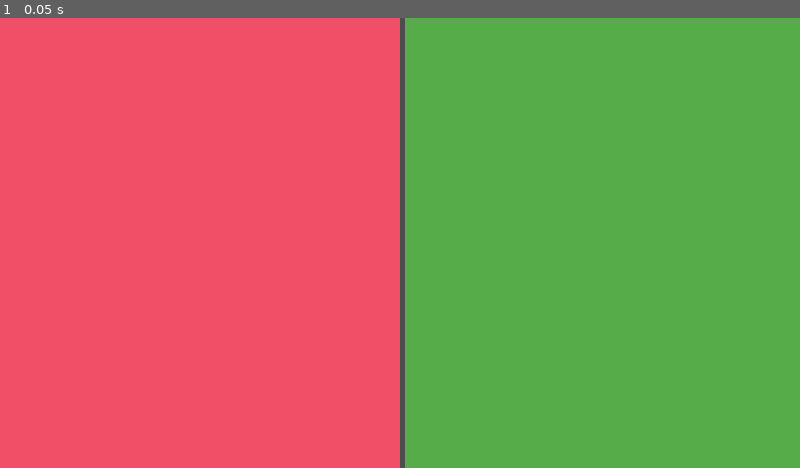
Above: before the commit, frame 1.
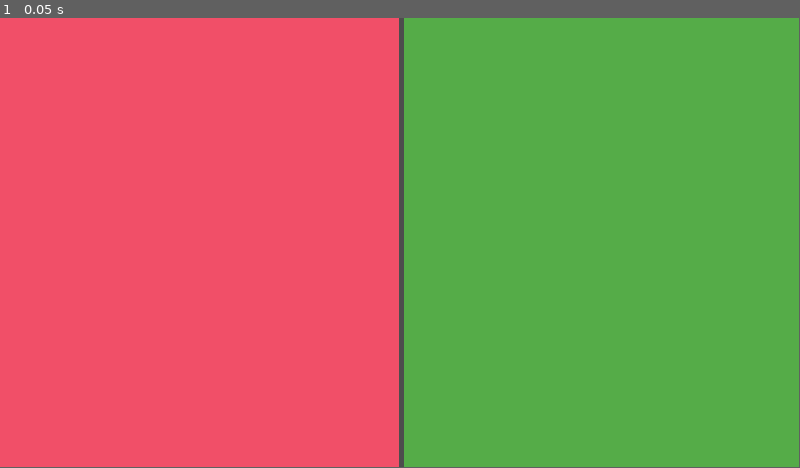
Above: after the commit, the same moment.

Repository: GenericUserIsTaken/hackpnw2024
Game: Godot game, scene res://scenes/MAIN/main.tscn
Two runs of this game, one before a commit and one after it. Both use one fixed random seed, a clock stepped at 60 frames per second and the inputs below.
Inputs:
- Up to frame 1 (0.05 s): no input
In our replay, the window is 800x450 before the commit and 799x449 after it. These sizes can differ from the game's own. Grey fills any space a smaller window leaves; there, only what the larger window draws over its background counts as a difference.

The runs differ from the first frame. In frame 1, 0.4% of the frame differs, in the area x 0-51%, y 0-100%.

Commit message:
made view work gooder 1080p yup
1920x1080 fullscreen no stretch

Diff:
--- a/godotproject/project.godot
+++ b/godotproject/project.godot
@@ -19,8 +19,8 @@
 
 window/size/viewport_width=1920
 window/size/viewport_height=1080
-window/stretch/mode="viewport"
-window/stretch/aspect="expand"
+window/size/mode=3
+window/stretch/aspect="ignore"
 
 [rendering]
 
